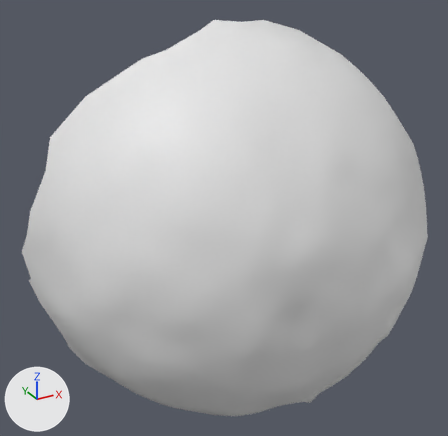
A saved change to the OBJ model res/final/onecam_fullvolume/07/cleanedup/FullVolium.000318.obj.
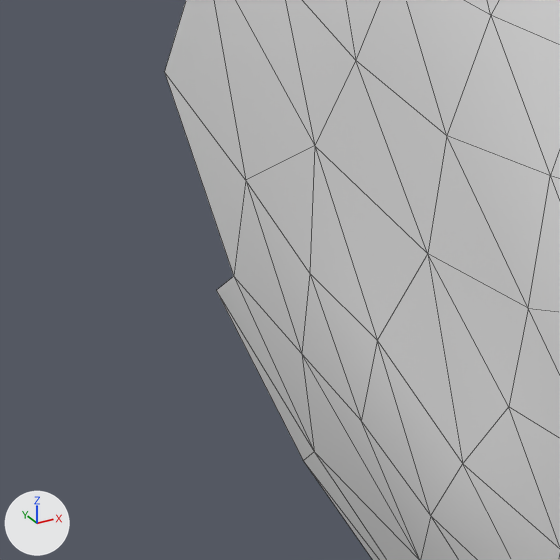
Each version is shown whole from a 50 mm lens placed at (494.0, 226.6, 306.2), pointed at (594.9, 410.1, 214.4), then close up on the part from 0% to 17% of the width and 56% to 73% of the height. Arrows for +X, +Y and +Z are at lower left; the lights stay in place. The close-ups show mesh edges as thin lines. Where no turn or scale is listed for an object, it has been applied to the vertices.

The first close-up shows 'FullVolium.000318'.
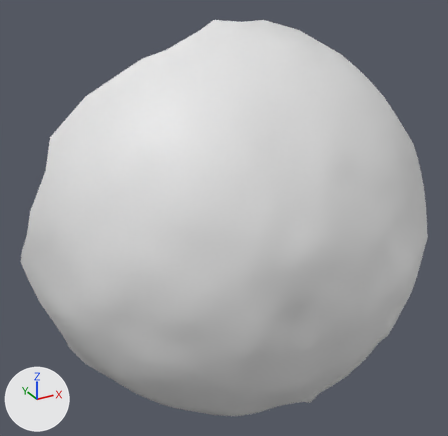
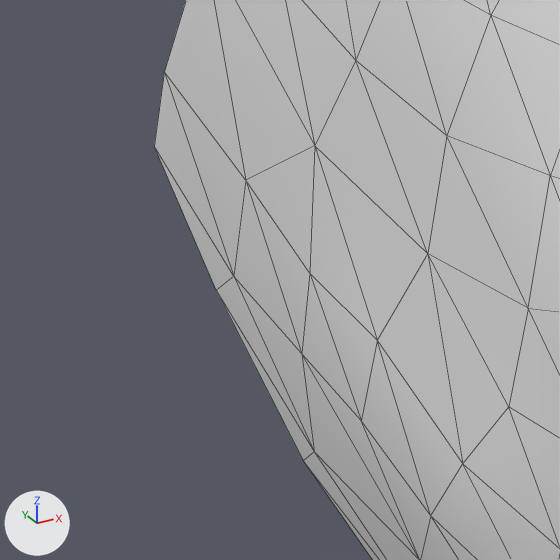
The change, as JSON lines over the scene's bpy script:
```json
{"block": "me_fullvolium_000318", "where": "me_fullvolium_000318.from_pydata(...)  # 753 vertices, 1470 faces; spans x 528.0..670.0, y 353.0..449.0, z 125.0..283.0"}
{"block": "me_fullvolium_000318", "where": "# used by ob_fullvolium_000318; location = (0.0, 0.0, 0.0)"}
{"block": "me_fullvolium_000318", "where": "# verts and faces of me_fullvolium_000318; kept vertices keep their numbers, new ones are numbered from 753"}
{"block": "me_fullvolium_000318", "where": "# before: 643 (528.0, 448.0, 200.0) at pixel (164, 71), 644 (530.0, 444.0, 190.0) at pixel (233, 276), 645 (530.0, 449.0, 187.0) at pixel (216, 290)"}
{"block": "me_fullvolium_000318", "change": "me_fullvolium_000318 part 1"}
{"op": "add", "block": "me_fullvolium_000318", "code": "verts[753] = (528.0, 452.0, 194.0)  # pixel (154, 146)"}
{"op": "add", "block": "me_fullvolium_000318", "code": "faces += [(643, 753, 644), (644, 753, 645)]"}
```

Changed parts and their boxes (x1, y1, x2, y2) in the close-ups (560 x 560 px):
```json
{"object": "FullVolium.000318", "change": "reshaped", "before": [164, 0, 560, 560], "after": [154, 0, 560, 560]}
{"part": 1, "of": "me_fullvolium_000318", "change": "added", "after": [154, 72, 233, 290]}
```
